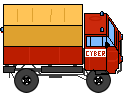
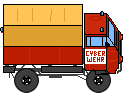
Layered file, before and after one edit (128 × 96). Changes by layer:
added layer "Malebene 1(eingefügt)" above "body" over (1, 12, 122, 64)
painted on "body" over (1, 12, 122, 64)
